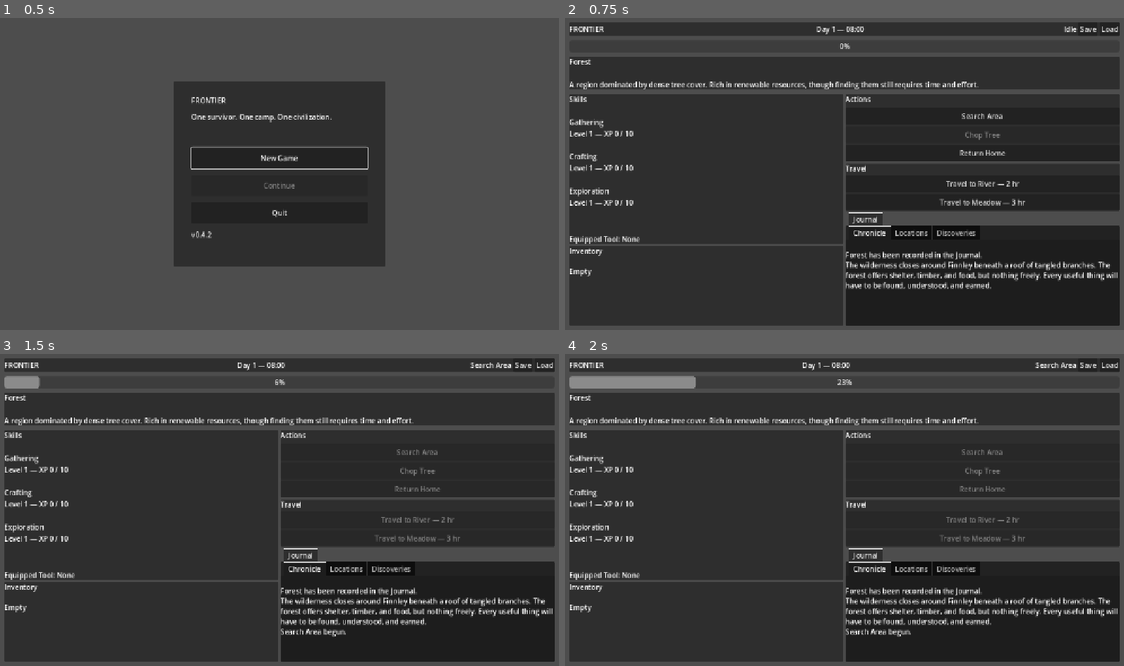
Above: before the commit, frames 1-4 (two rows, left to right).
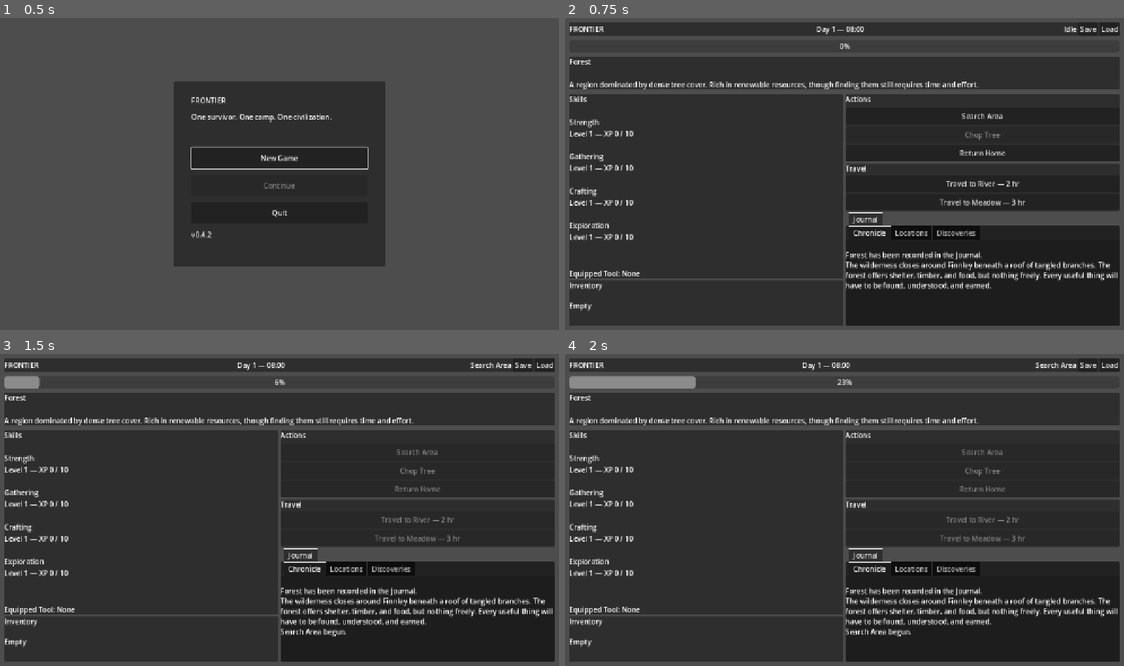
Above: after the commit, the same moments.

Repository: thegrundle-git/frontierthegame
Game: Godot game, scene res://scenes/ui/MainMenu.tscn
Two runs of this game, one before a commit and one after it. Both use one fixed random seed, a clock stepped at 60 frames per second and the inputs below.
Inputs:
- Up to frame 1 (0.5 s): no input
- Up to frame 2 (0.75 s): click "New Game" at 0.5 s
- Up to frame 3 (1.5 s): click "Search Area" at 1.25 s
- Up to frame 4 (2 s): no input

Frame 1 is identical in both runs. In frame 2, 1.5% of the frame differs, in the area x 0-50%, y 32-95%; in frame 3, 1.5%; in frame 4, 1.5%.

Commit message:
v0.5.2-alpha1 - Add strength progression and home access rules

Diff:
--- a/scripts/actions/ChopTreeAction.gd
+++ b/scripts/actions/ChopTreeAction.gd
@@ -4,6 +4,10 @@
 
 const REQUIRED_TOOL_ID := "stone_axe"
 const WOOD_LOG_ITEM_ID := "wood_log"
+
+const STRENGTH_XP_REWARD := 2
+const STRENGTH_BONUS_LEVEL := 10
+const GATHERING_BONUS_LEVEL := 5
 
 
 func perform(
@@ -41,6 +45,10 @@
 		amount
 	)
 
+	survivor.gain_strength_xp(
+		STRENGTH_XP_REWARD
+	)
+
 	survivor.gain_knowledge(2)
 
 	DiscoveryManager.record_item_observation(
@@ -74,6 +82,8 @@
 func _calculate_log_yield(
 	survivor: Survivor
 ) -> int:
+	var amount := 1
+
 	var gathering: SkillProgress = (
 		survivor.get_skill(
 			"gathering"
@@ -82,11 +92,23 @@
 
 	if (
 		gathering != null
-		and gathering.level >= 5
+		and gathering.level >= GATHERING_BONUS_LEVEL
 	):
-		return 2
+		amount += 1
 
-	return 1
+	var strength: SkillProgress = (
+		survivor.get_skill(
+			"strength"
+		)
+	)
+
+	if (
+		strength != null
+		and strength.level >= STRENGTH_BONUS_LEVEL
+	):
+		amount += 1
+
+	return amount
 
 
 func _add_event(
--- a/scripts/characters/Survivor.gd
+++ b/scripts/characters/Survivor.gd
@@ -2,7 +2,11 @@
 class_name Survivor
 
 
+const BASE_CARRY_WEIGHT := 20.0
+const CARRY_WEIGHT_PER_STRENGTH_LEVEL := 2.0
+
 const SKILL_ORDER: Array[String] = [
+	"strength",
 	"gathering",
 	"crafting",
 	"exploration"
@@ -34,6 +38,11 @@
 
 func _initialize_skills() -> void:
 	skills.clear()
+
+	_create_skill(
+		"strength",
+		"Strength"
+	)
 
 	_create_skill(
 		"gathering",
@@ -138,6 +147,34 @@
 	)
 
 
+func gain_strength_xp(
+	amount: int
+) -> void:
+	gain_skill_xp(
+		"strength",
+		amount
+	)
+
+
+func get_carry_weight_capacity() -> float:
+	var strength: SkillProgress = (
+		get_skill(
+			"strength"
+		)
+	)
+
+	if strength == null:
+		return BASE_CARRY_WEIGHT
+
+	return (
+		BASE_CARRY_WEIGHT
+		+ (
+			float(strength.level)
+			* CARRY_WEIGHT_PER_STRENGTH_LEVEL
+		)
+	)
+
+
 func gain_knowledge(
 	amount: int
 ) -> void:
--- a/scripts/resources/CivilizationData.gd
+++ b/scripts/resources/CivilizationData.gd
@@ -3,6 +3,7 @@
 
 
 @export var display_name: String = "Unnamed Civilization"
+@export var home_location_id: String = "forest"
 
 @export var visited_location_ids: Array[String] = []
 @export var discovered_landmark_ids: Array[String] = []
--- a/scripts/ui/GameUI.gd
+++ b/scripts/ui/GameUI.gd
@@ -177,7 +177,6 @@
 		action_list.add_child(button)
 		world_action_buttons[action.id] = button
 
-	# Add Return Home after all normal actions.
 	return_home_button = Button.new()
 	return_home_button.name = "ReturnHomeButton"
 	return_home_button.text = "Return Home"
@@ -190,9 +189,25 @@
 		_on_return_home_pressed
 	)
 
+	var civilization: CivilizationData = (
+		GameManager.current_civilization
+	)
+
+	var current_location: LocationData = (
+		GameManager.current_location
+	)
+
+	return_home_button.visible = (
+		civilization != null
+		and current_location != null
+		and current_location.id
+		== civilization.home_location_id
+	)
+
 	action_list.add_child(
 		return_home_button
 	)
+
 
 func build_travel_buttons() -> void:
 	for child: Node in travel_list.get_children():
Not shown, changed: README.md
Not shown, changed: docs/CHANGELOG.md
Not shown, changed: docs/TODO.md
